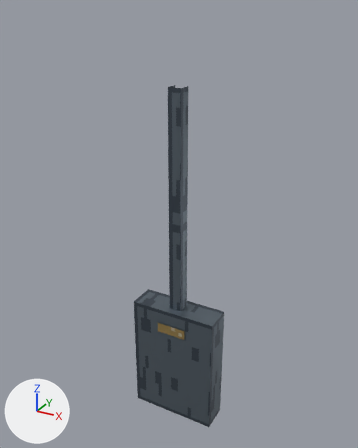
Two versions of the glTF model game/assets/models/electrical_panel.glb, one commit apart.
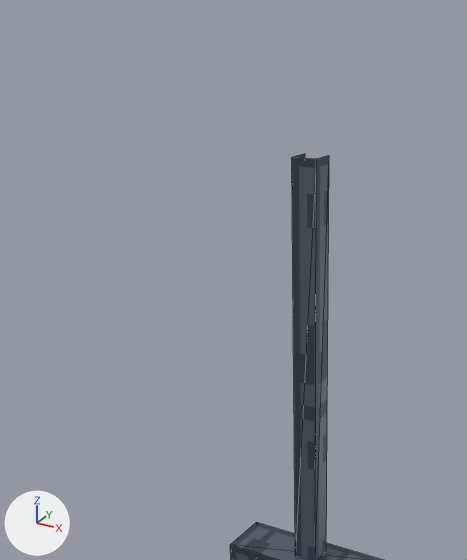
The first picture shows the older version from a 50 mm lens placed at (1.62, -3.044, 4.084), pointed at (-0.022, -0.057, 2.591). The close-ups show the older and then the newer version on the part from 2% to 74% of the width and 0% to 69% of the height of that picture. Only the edits that show in the close-ups are written down. Every picture has the same lights, and +X, +Y and +Z are marked at lower left. The close-ups show mesh edges as thin lines. Where no turn or scale is listed for an object, it has been applied to the vertices. Vertices at exactly the same position are counted once.

Names of what the first close-up shows: 'electrical_panel mesh'.
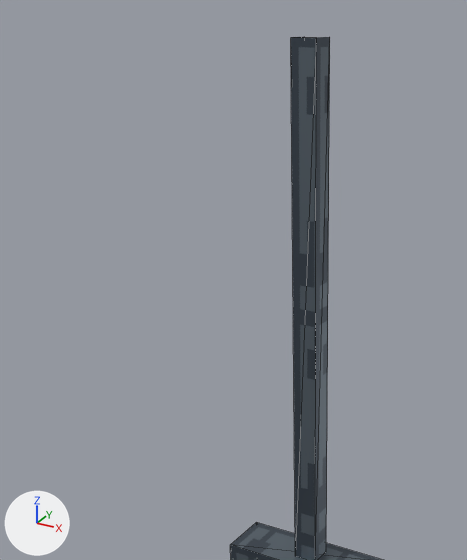
Edits to the bpy script that builds the scene:
```text
Change me_electrical_panel:
    used by ob_electrical_panel_mesh; location = (0.0, 0.0, 0.0)
    before: 10 (0.05, -0.06, 3.6) at pixel (329, 155), 11 (0.05, -0.16, 3.6) at pixel (316, 159), 14 (-0.05, -0.16, 3.6) at pixel (291, 157), 15 (-0.05, -0.06, 3.6) at pixel (305, 153)
    remove me_electrical_panel.from_pydata(...)  # 20 vertices, 20 faces; spans x -0.35..0.35, y -0.23..0.0, z 0.9..3.6
    add me_electrical_panel.from_pydata(...)  # 20 vertices, 20 faces; spans x -0.35..0.35, y -0.23..0.0, z 0.9..4.0
    me_electrical_panel part 1
    add for i in [10, 11, 14, 15]: me_electrical_panel.vertices[i].co += Vector((0.0, 0.0, 0.4))
```

Location of each change, [x1, y1, x2, y2] in pixels of the close-ups (467 x 560 px; the box of a moved part takes in the faces that stretch with it):
'electrical_panel mesh', reshaped: before [230, 154, 382, 560]; after [230, 37, 382, 560]
part 1 of me_electrical_panel, moved or reshaped: before [292, 154, 329, 560]; after [291, 37, 330, 560]
